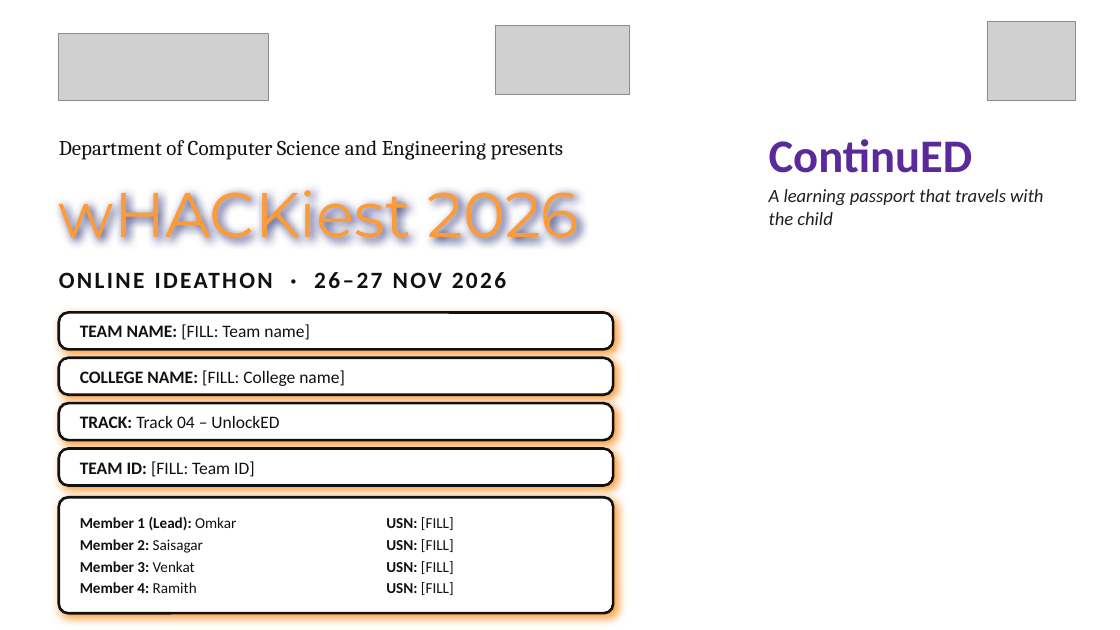
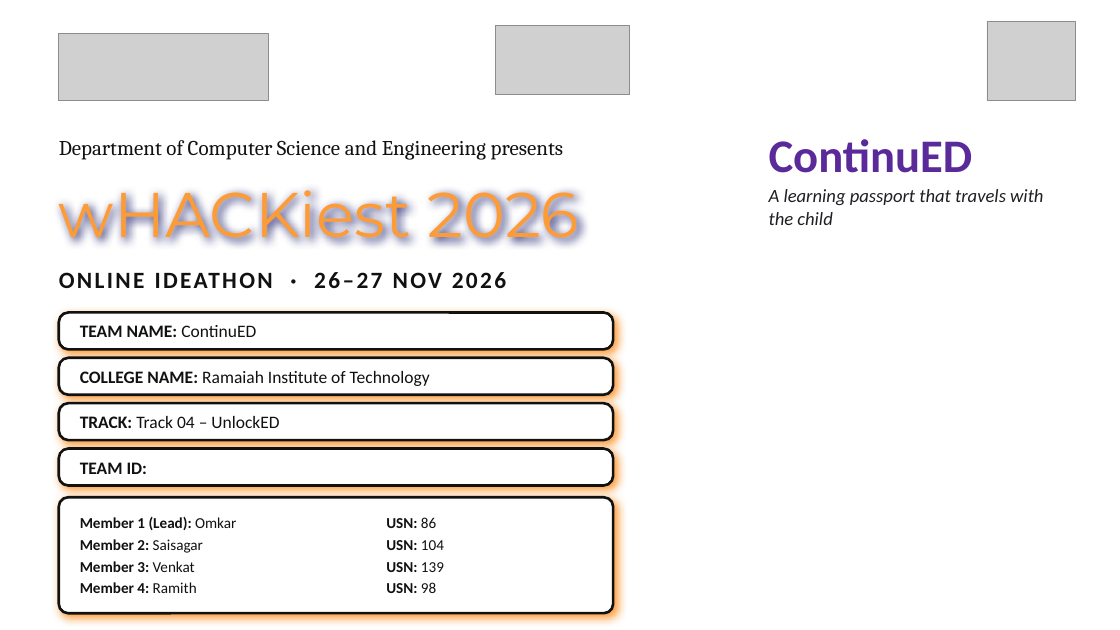
Before and after one commit to Saisagar31/ContinuED, a slide deck: slide 1 of submission/ContinuED_Track4.pptx. Drawn at 1120x630 pixels with LibreOffice and Linux fonts; fonts in the diff are those of the drawing; grey boxes stand for pictures; background and template pictures are left out. Boxes give left, top, right and bottom in pixels: in the first picture for what was removed or moved away, otherwise in the second. Text is boxed around its words. In the diff, an @@ line names an element or a change of style, - is before the commit and + after.

```diff
--- a/submission/ContinuED_Track4.pptx
+++ b/submission/ContinuED_Track4.pptx
@@ text at bbox=[80, 325, 256, 337]: text changed; bold on @@
-TEAM NAME: [FILL: Team name]
+TEAM NAME: ContinuED
@@ text at bbox=[80, 371, 430, 386]: text changed @@
-COLLEGE NAME: [FILL: College name]
+COLLEGE NAME: Ramaiah Institute of Technology
@@ text at bbox=[80, 462, 147, 474]: text changed; bold on @@
-TEAM ID: [FILL: Team ID]
+TEAM ID:
@@ text at bbox=[386, 517, 444, 593]: text changed; bold on @@
-USN: [FILL]
-USN: [FILL]
-USN: [FILL]
-USN: [FILL]
+USN: 86
+USN: 104
+USN: 139
+USN: 98
```
Also in this commit, not shown: 7 other slides changed, 2 other files.
